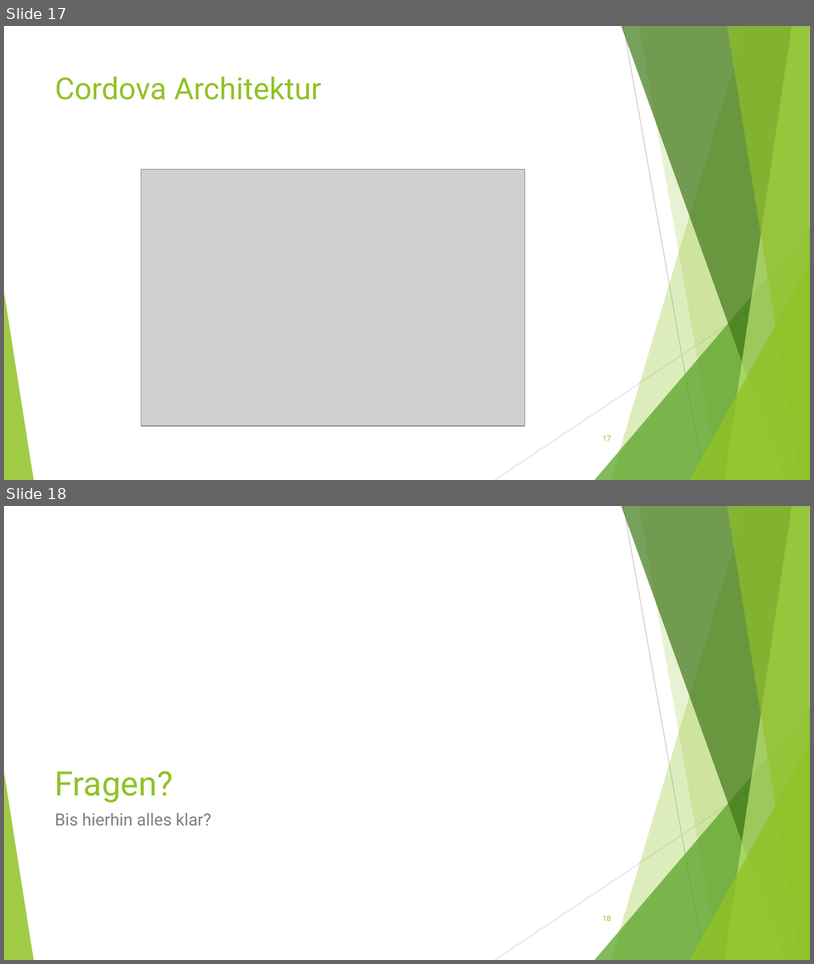
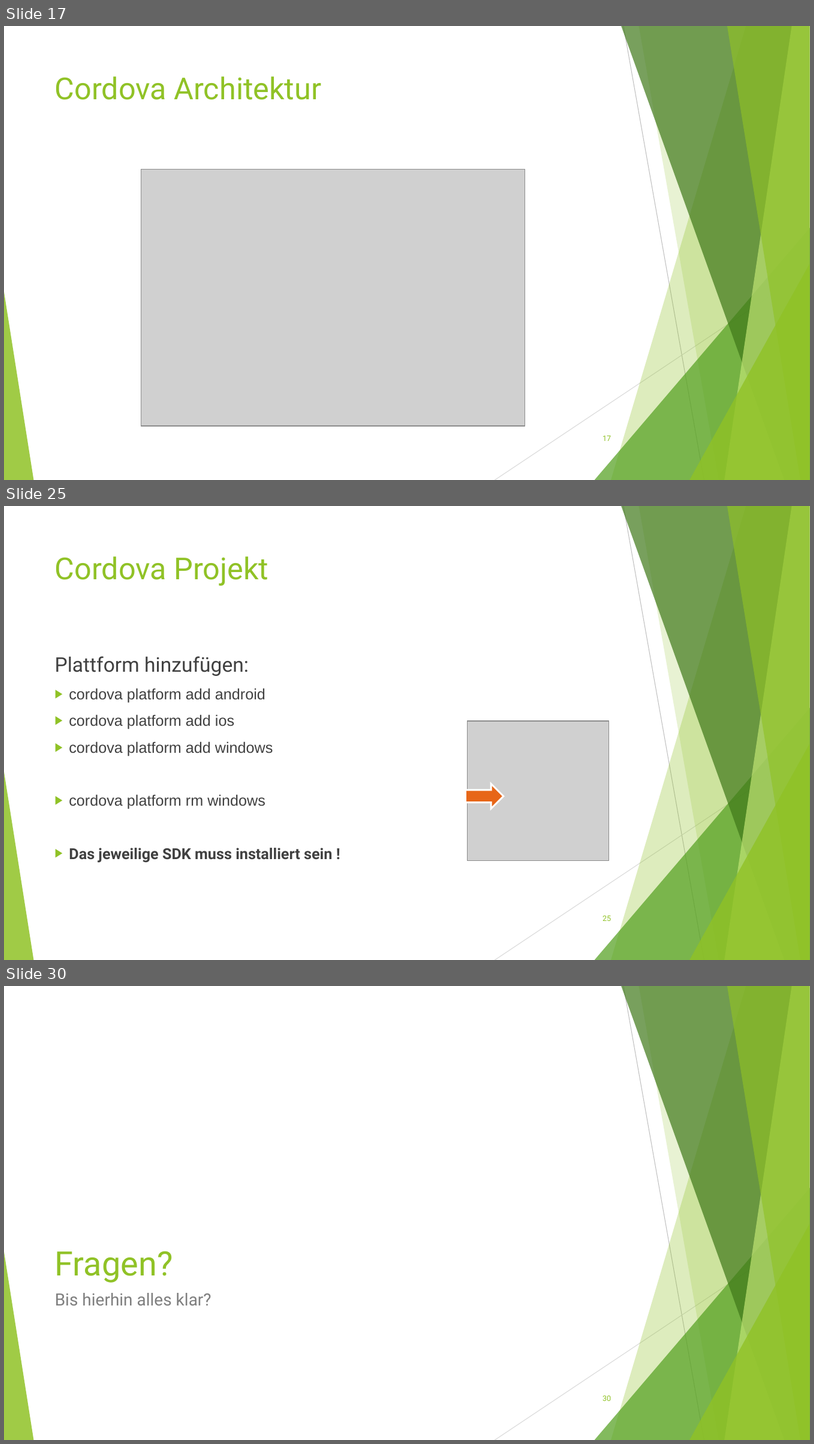
Before and after one commit to Ufo391/KSWE_DOKU, a slide deck: Vortrag/Mobile Anwendungsentwicklung.ppt. Shown one above the other, each under a label of ours: slides 17 and 18 before the commit, slides 17, 25 and 30 after it; the slides between them are not shown. The pictures are 814x964 and 814x1444 pixels, drawn with LibreOffice and Linux fonts; fonts in the diff are those of the drawing; grey boxes stand for pictures. Boxes give left, top, right and bottom in pixels: in the first picture for what was removed or moved away, otherwise in the second. Text is boxed around its words. In the diff, an @@ line names an element or a change of style, - is before the commit and + after.

Commit message:
Added Cordova chapter elements

```diff
--- a/Vortrag/Mobile Anwendungsentwicklung.ppt
+++ b/Vortrag/Mobile Anwendungsentwicklung.ppt
@@ slide 25 added at bbox=[4, 506, 810, 960], background #FFFFFF; not listed: 10 template elements that a slide beside it also shows @@
@@ title added at bbox=[55, 556, 269, 586], 36 pt, text #90C226 @@
+Cordova Projekt
@@ text added at bbox=[55, 656, 332, 862], 18 pt, text #404040 @@
+Plattform hinzufügen:
+▶ cordova platform add android
+▶ cordova platform add ios
+▶ cordova platform add windows
+▶ cordova platform rm windows
+▶ Das jeweilige SDK muss installiert sein !
@@ picture added at bbox=[467, 721, 609, 860] @@
@@ right arrow added at bbox=[465, 783, 503, 808], fill #E76618, outline #FFFFFF 2.01 pt @@
@@ page number added at bbox=[603, 915, 611, 921], 9 pt, text #90C226 @@
+25
@@ what was slide 18 is now slide 30 @@
@@ page number at bbox=[603, 1395, 611, 1401]: text changed @@
-18
+30
```
Also in this commit, not shown: 11 other slides added, 1 other file.
